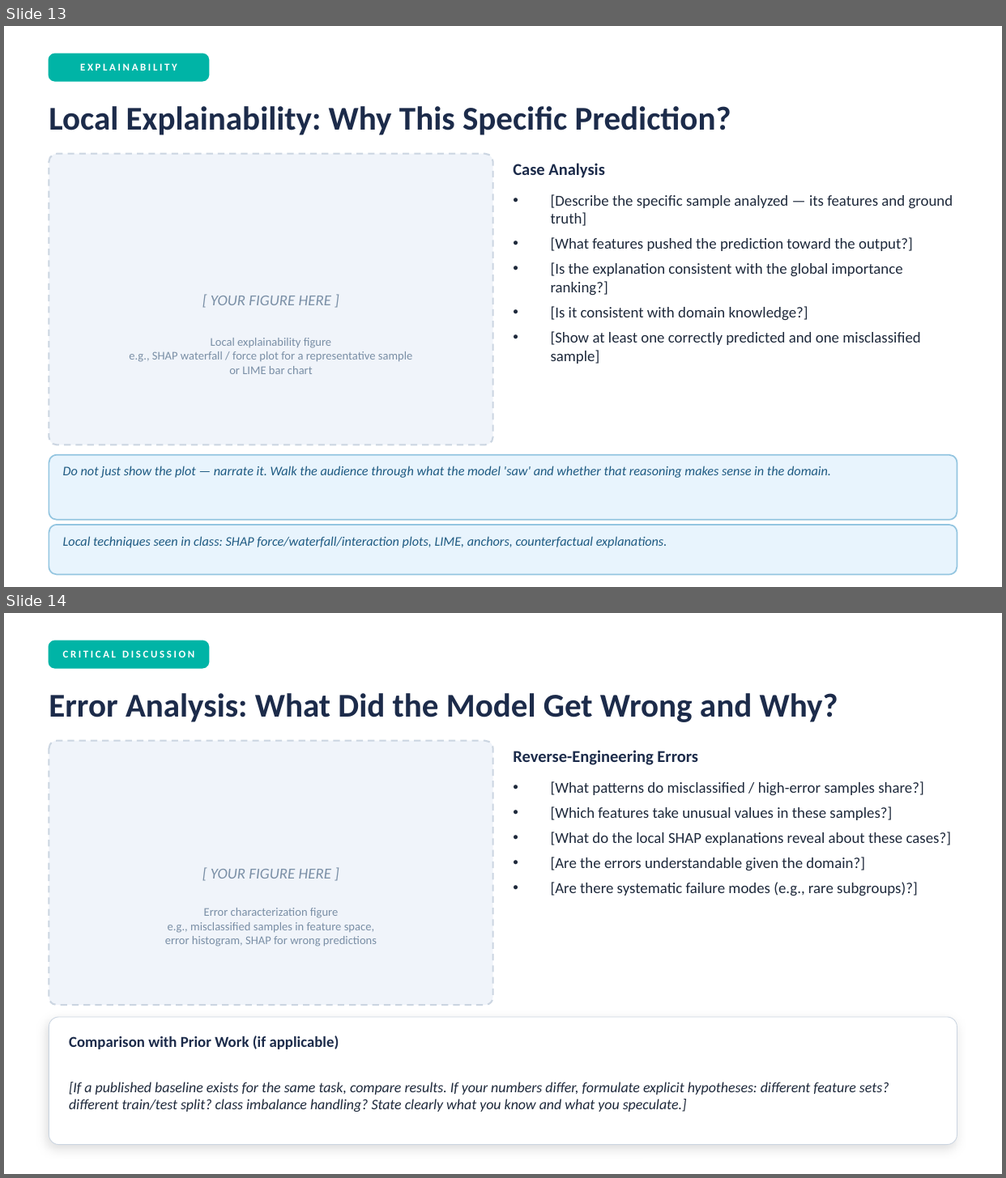
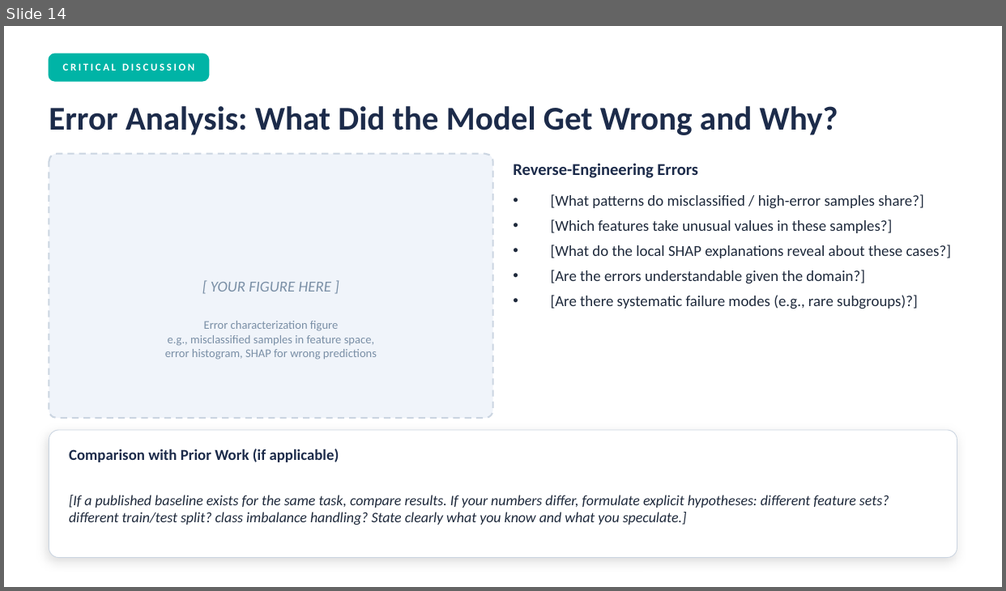
Before and after one commit to jackomazi/data-mining-and-machine-learning-project, a slide deck: project_presentation_template.pptx. Shown one above the other, each under a label of ours: slides 13 and 14 before the commit, slide 14 after it. The pictures are 1006x1178 and 1006x591 pixels, drawn with LibreOffice and Linux fonts; fonts in the diff are those of the drawing. Boxes give left, top, right and bottom in pixels: in the first picture for what was removed or moved away, otherwise in the second. Text is boxed around its words. In the diff, an @@ line names an element or a change of style, - is before the commit and + after.

```diff
--- a/project_presentation_template.pptx
+++ b/project_presentation_template.pptx
@@ slide 13 removed at (4, 26, 1002, 587), background #FFFFFF @@
@@ rounded rectangle removed at (49, 54, 209, 81) @@
@@ text removed at (80, 63, 177, 71) @@
-EXPLAINABILITY
@@ text removed at (49, 106, 731, 135) @@
-Local Explainability: Why This Specific Prediction?
@@ rounded rectangle removed at (49, 154, 493, 445) @@
@@ text removed at (513, 163, 605, 178) @@
-Case Analysis
@@ text removed at (551, 194, 953, 364) @@
-• [Describe the specific sample analyzed — its features and ground truth]
-• [What features pushed the prediction toward the output?]
-• [Is the explanation consistent with the global importance ranking?]
-• [Is it consistent with domain knowledge?]
-• [Show at least one correctly predicted and one misclassified sample]
@@ text removed at (211, 296, 331, 305) @@
-[ YOUR FIGURE HERE ]
@@ text removed at (129, 338, 412, 374) @@
-Local explainability figure
-e.g., SHAP waterfall / force plot for a representative sample
-or LIME bar chart
@@ rounded rectangle removed at (49, 455, 957, 520) @@
@@ text removed at (63, 466, 831, 478) @@
-Do not just show the plot — narrate it. Walk the audience through what the model 'saw' and whether that reasoning makes sense in the domain.
@@ rounded rectangle removed at (49, 525, 957, 575) @@
@@ text removed at (63, 536, 667, 548) @@
-Local techniques seen in class: SHAP force/waterfall/interaction plots, LIME, anchors, counterfactual explanations.
```
Also in this commit, not shown: 3 slides changed, 1 slide added, 4 other files.
